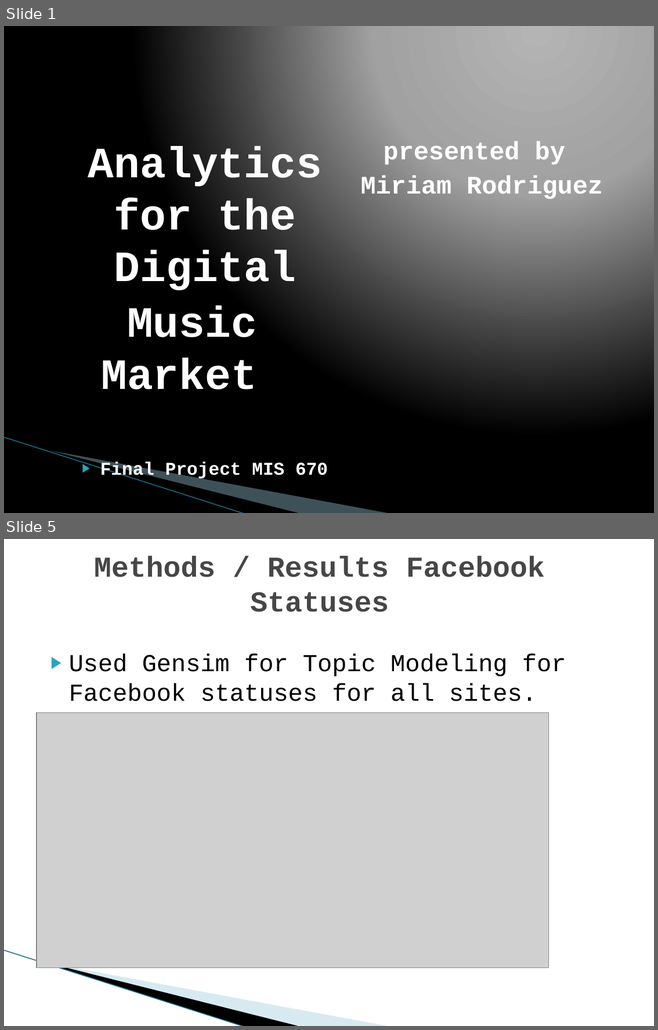
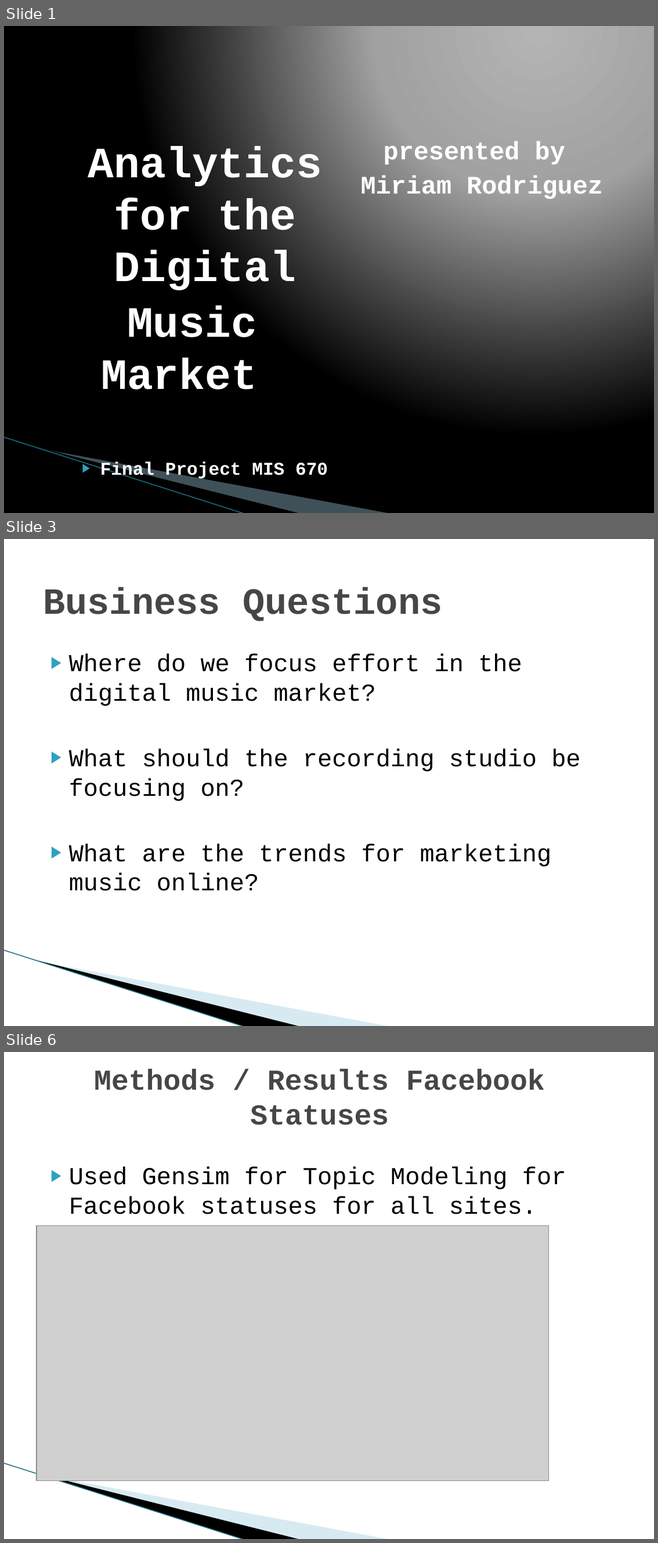
Before and after one commit to dmrod01/musicdistrotrends, a slide deck: Rodriguez_M_Final_Presentation.pptx. Shown one above the other, each under a label of ours: slides 1 and 5 before the commit, slides 1, 3 and 6 after it; the slides between them are not shown. The pictures are 658x1030 and 658x1543 pixels, drawn with LibreOffice and Linux fonts; fonts in the diff are those of the drawing; grey boxes stand for pictures; background and template pictures are left out. Boxes give left, top, right and bottom in pixels: in the first picture for what was removed or moved away, otherwise in the second. Text is boxed around its words. In the diff, an @@ line names an element or a change of style, - is before the commit and + after.

```diff
--- a/Rodriguez_M_Final_Presentation.pptx
+++ b/Rodriguez_M_Final_Presentation.pptx
@@ slide 3 added at (4,539,654,1026), background #FFFFFF; not listed: 3 template elements that a slide beside it also shows @@
@@ title added at (43,587,442,621), 41 pt, text #464646, bold @@
+Business Questions
@@ text added at (69,654,580,891), 27 pt, text #000000 @@
+▶ Where do we focus effort in the digital music market?
+▶ What should the recording studio be focusing on?
+▶ What are the trends for marketing music online?
@@ what was slide 5 is now slide 6 @@
```
Also in this commit, not shown: 9 slides changed, 1 other slide added.
